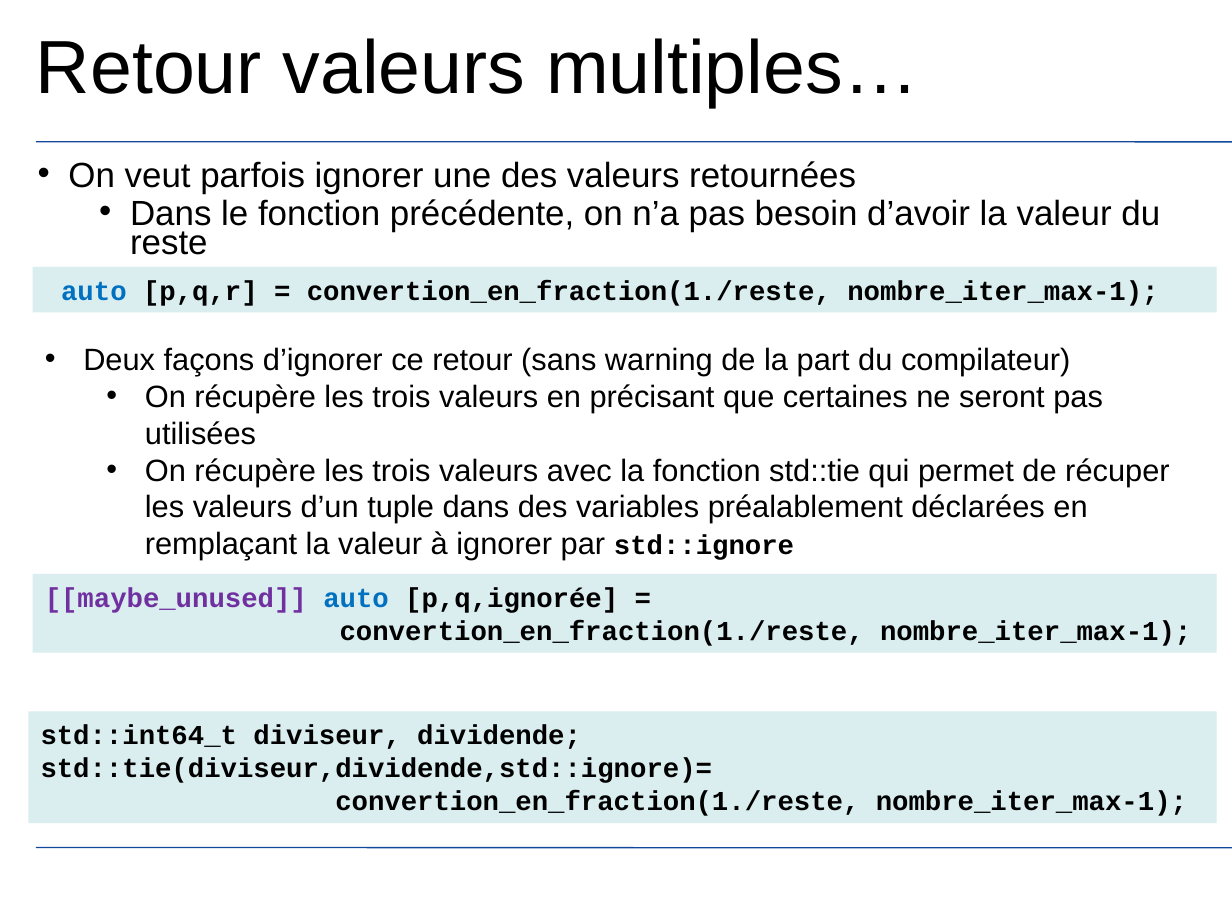
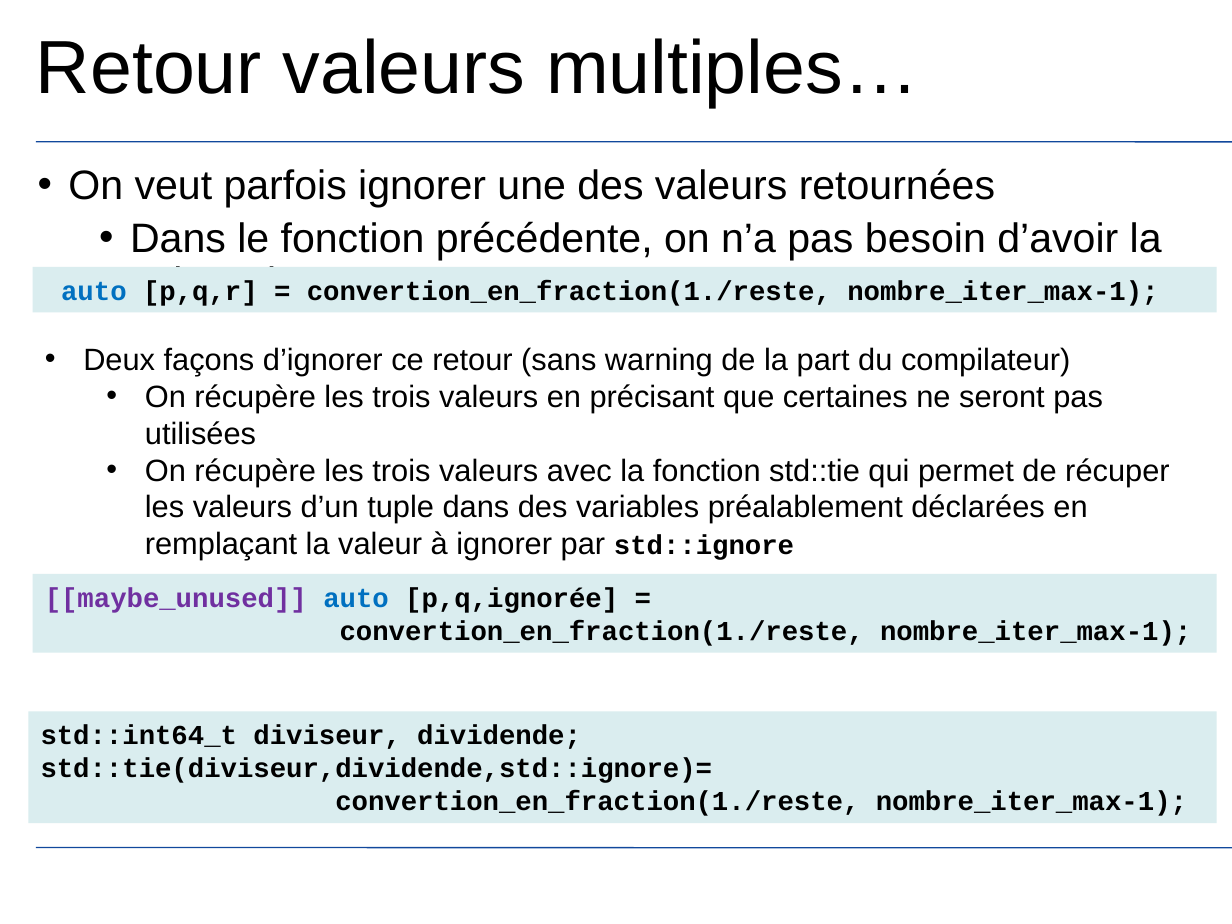
Before and after one commit to JuvignyEnsta/C-2020, a slide deck: slide 100 of Transparents/InitiationCpp.pptx. Drawn at 1232x924 pixels with LibreOffice and Linux fonts; fonts in the diff are those of the drawing; background and template pictures are left out. Boxes give left, top, right and bottom in pixels: in the first picture for what was removed or moved away, otherwise in the second. Text is boxed around its words. In the diff, an @@ line names an element or a change of style, - is before the commit and + after.

```diff
--- a/Transparents/InitiationCpp.pptx
+++ b/Transparents/InitiationCpp.pptx
@@ text "On veut parfois ignorer une ..." at (68, 168, 1162, 816): size 20.4 to 24 pt; line spacing 0.7 to 0.9 @@
```
Also in this commit, not shown: 2 other slides changed, 4 slides added, 1 other file.
